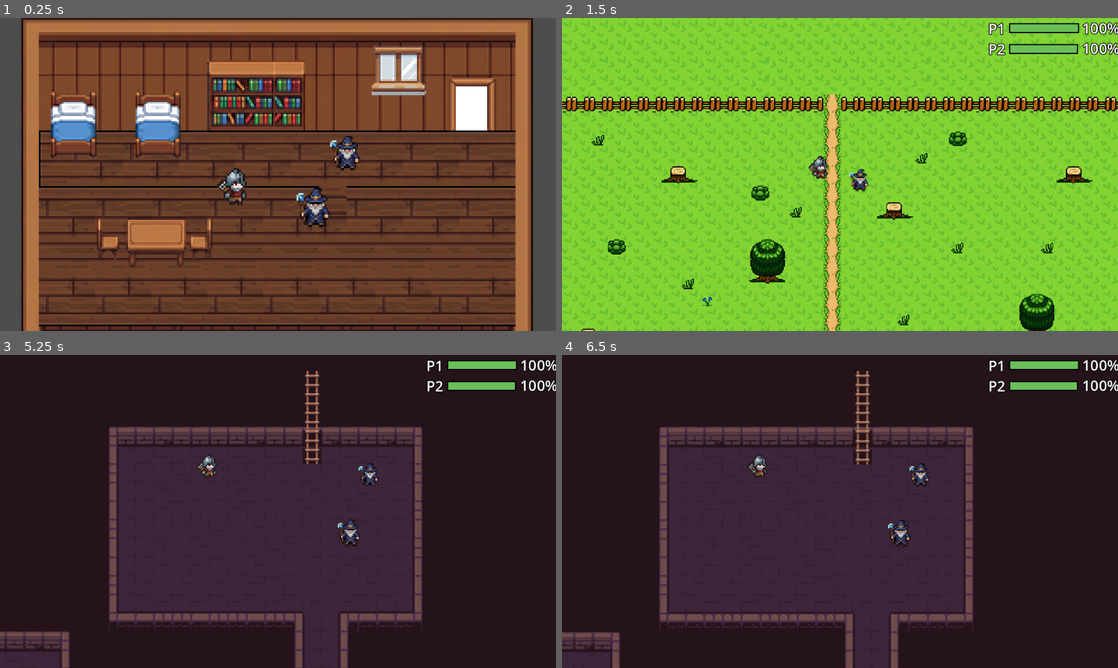
Above: before the commit, frames 1-4 (two rows, left to right).
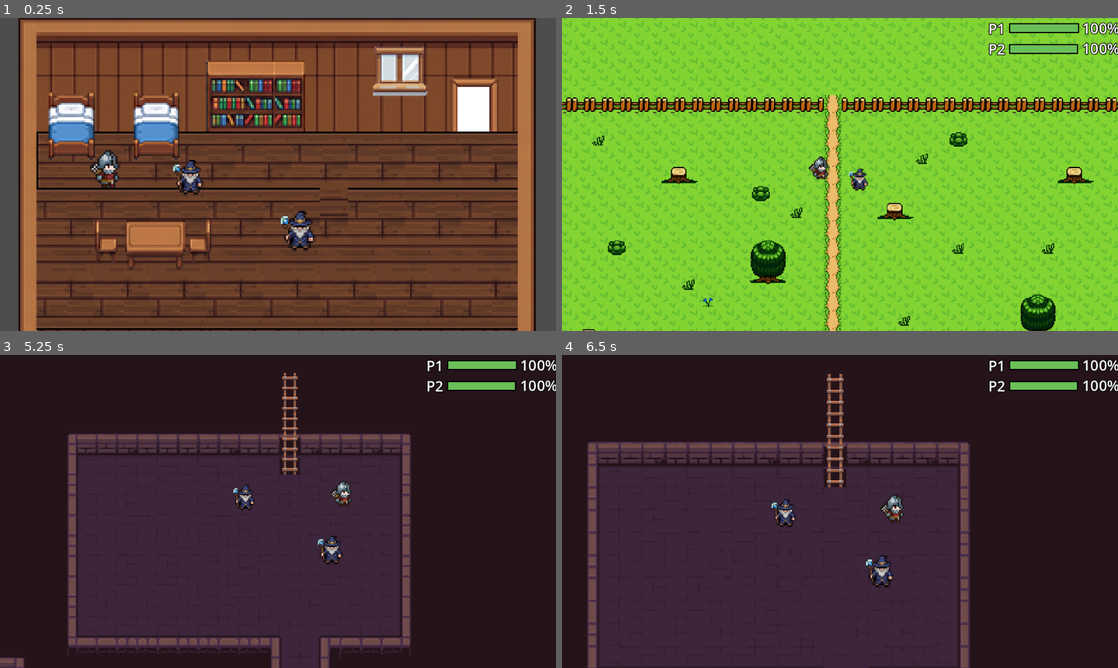
Above: after the commit, the same moments.

Repository: VCPC-UniFECAF/fits_on_fire
Game: Godot game, scene res://scenes/house.tscn
Two runs of this game, one before a commit and one after it. Both use one fixed random seed, a clock stepped at 60 frames per second and the inputs below.
Inputs (mouse positions are in pixels of both pictures, inside the frame that each line leads up to):
- Up to frame 1 (0.25 s): no input
- Up to frame 2 (1.5 s): move the mouse to (962, 158) at 0.52 s; hold 1 (cycle_scene) 0.53-1.28 s; move the mouse to (728, 190) at 1.27 s; tap E (interact) at 1.35 s
- Up to frame 3 (5.25 s): move the mouse to (333, 442) at 2.02 s; hold 1 (cycle_scene) 2.03-2.78 s; move the mouse to (250, 574) at 2.77 s; tap E (interact) at 2.85, 4.35 s; move the mouse to (444, 558) at 3.52 s; hold 1 (cycle_scene) 3.53-4.28 s; move the mouse to (111, 464) at 4.27 s; move the mouse to (305, 511) at 5.02 s; hold 1 (cycle_scene) from 5.03 s (still down)
- Up to frame 4 (6.5 s): move the mouse to (756, 433) at 5.77 s; release 1 (cycle_scene) at 5.78 s; tap E (interact) at 5.85 s

The runs differ from the first frame. In frame 1, 27% of the frame differs, in the area x 3-97%, y 0-100%; in frame 2, 9.5%; in frame 3, 18%; in frame 4, 24%.

Commit message:
refac: portals

Diff:
--- a/prefabs/portal.tscn
+++ b/prefabs/portal.tscn
@@ -12,5 +12,8 @@
 [node name="CollisionShape2D" type="CollisionShape2D" parent="." unique_id=632597338]
 shape = SubResource("RectangleShape2D_7msn7")
 
-[node name="PlayerSpawn" type="Marker2D" parent="." unique_id=1822846500]
-position = Vector2(29, 0)
+[node name="PlayerSpawn0" type="Marker2D" parent="." unique_id=1822846500]
+position = Vector2(-15, 30)
+
+[node name="PlayerSpawn1" type="Marker2D" parent="." unique_id=1822846501]
+position = Vector2(18, 29)
--- a/prefabs/wise.tscn
+++ b/prefabs/wise.tscn
@@ -2,12 +2,6 @@
 
 [ext_resource type="Script" uid="uid://bx6ybe6uyav2g" path="res://scripts/wise.gd" id="1_wise"]
 [ext_resource type="Texture2D" uid="uid://0wvmkuh3j8ph" path="res://sprites/Characters(100x100)/wizard/Group 5.png" id="2_tex"]
-[ext_resource type="Script" uid="uid://bbyrsk2j421wa" path="res://scripts/enemy_spawner.gd" id="3_0y0xw"]
-[ext_resource type="Script" uid="uid://cuu8421w3ywf1" path="res://scripts/wave_config.gd" id="4_t84gx"]
-[ext_resource type="Script" uid="uid://cp6v3mrbk6a7x" path="res://scripts/wave_spawn_entry.gd" id="5_yfto5"]
-[ext_resource type="PackedScene" uid="uid://dhinqg56j8sjl" path="res://prefabs/orc.tscn" id="6_w22j1"]
-[ext_resource type="Script" uid="uid://ug8gx086wya" path="res://scripts/activate_spawn.gd" id="7_cgmi7"]
-[ext_resource type="Script" uid="uid://c4spawnpoint1" path="res://scripts/spawn_point.gd" id="8_0myqw"]
 
 [sub_resource type="AtlasTexture" id="AtlasTexture_yh5q4"]
 atlas = ExtResource("2_tex")
@@ -61,31 +55,6 @@
 
 [sub_resource type="CircleShape2D" id="CircleShape2D_t84gx"]
 radius = 18.0
-
-[sub_resource type="Resource" id="Resource_nllk3"]
-script = ExtResource("5_yfto5")
-enemy_scene = ExtResource("6_w22j1")
-count = 11
-metadata/_custom_type_script = "uid://cp6v3mrbk6a7x"
-
-[sub_resource type="Resource" id="Resource_jam8s"]
-script = ExtResource("4_t84gx")
-entries = Array[ExtResource("5_yfto5")]([SubResource("Resource_nllk3")])
-metadata/_custom_type_script = "uid://cuu8421w3ywf1"
-
-[sub_resource type="Resource" id="Resource_hyi7h"]
-script = ExtResource("5_yfto5")
-enemy_scene = ExtResource("6_w22j1")
-count = 8
-metadata/_custom_type_script = "uid://cp6v3mrbk6a7x"
-
-[sub_resource type="Resource" id="Resource_i5q2e"]
-script = ExtResource("4_t84gx")
-entries = Array[ExtResource("5_yfto5")]([SubResource("Resource_hyi7h")])
-metadata/_custom_type_script = "uid://cuu8421w3ywf1"
-
-[sub_resource type="RectangleShape2D" id="RectangleShape2D_qma0l"]
-size = Vector2(189, 18.796875)
 
 [node name="wise" type="Area2D" unique_id=2007292004]
 script = ExtResource("1_wise")
@@ -166,84 +135,3 @@
 clear_button_enabled = true
 
 [node name="HTTPRequest" type="HTTPRequest" parent="." unique_id=1101933277]
-
-[node name="EnemySpawner" type="Node2D" parent="." unique_id=1777810805]
-position = Vector2(554, -196)
-script = ExtResource("3_0y0xw")
-waves = Array[ExtResource("4_t84gx")]([SubResource("Resource_jam8s"), SubResource("Resource_i5q2e")])
-
-[node name="ActivateSpawn" type="Area2D" parent="EnemySpawner" unique_id=1219227496]
-collision_layer = 0
-script = ExtResource("7_cgmi7")
-spawner_path = NodePath("..")
-metadata/_edit_group_ = true
-
-[node name="CollisionShape2D" type="CollisionShape2D" parent="EnemySpawner/ActivateSpawn" unique_id=922140167]
-position = Vector2(-0.5, -1.6015625)
-shape = SubResource("RectangleShape2D_qma0l")
-
-[node name="SpawnPoint" type="Marker2D" parent="EnemySpawner" unique_id=407799698]
-position = Vector2(174, 139)
-gizmo_extents = 0.0
-script = ExtResource("8_0myqw")
-enemy_scene_override = ExtResource("6_w22j1")
-
-[node name="SpawnPoint2" type="Marker2D" parent="EnemySpawner" unique_id=1902531281]
-position = Vector2(-174, 69)
-gizmo_extents = 0.0
-script = ExtResource("8_0myqw")
-enemy_scene_override = ExtResource("6_w22j1")
-
-[node name="SpawnPoint3" type="Marker2D" parent="EnemySpawner" unique_id=1643546375]
-position = Vector2(5, 116)
-gizmo_extents = 0.0
-script = ExtResource("8_0myqw")
-enemy_scene_override = ExtResource("6_w22j1")
-
-[node name="SpawnPoint4" type="Marker2D" parent="EnemySpawner" unique_id=925617829]
-position = Vector2(344, 424)
-gizmo_extents = 0.0
-script = ExtResource("8_0myqw")
-enemy_scene_override = ExtResource("6_w22j1")
-
-[node name="SpawnPoint5" type="Marker2D" parent="EnemySpawner" unique_id=1316459753]
-position = Vector2(-142, 455)
-gizmo_extents = 0.0
-script = ExtResource("8_0myqw")
-enemy_scene_override = ExtResource("6_w22j1")
-
-[node name="SpawnPoint6" type="Marker2D" parent="EnemySpawner" unique_id=912730945]
-position = Vector2(39, 588)
-gizmo_extents = 0.0
-script = ExtResource("8_0myqw")
-enemy_scene_override = ExtResource("6_w22j1")
-
-[node name="SpawnPoint7" type="Marker2D" parent="EnemySpawner" unique_id=1937410731]
-position = Vector2(264, 813)
-gizmo_extents = 0.0
-script = ExtResource("8_0myqw")
-enemy_scene_override = ExtResource("6_w22j1")
-
-[node name="SpawnPoint8" type="Marker2D" parent="EnemySpawner" unique_id=1879448774]
-position = Vector2(86, 895)
-gizmo_extents = 0.0
-script = ExtResource("8_0myqw")
-enemy_scene_override = ExtResource("6_w22j1")
-
-[node name="SpawnPoint9" type="Marker2D" parent="EnemySpawner" unique_id=44038435]
-position = Vector2(-186, 836)
-gizmo_extents = 0.0
-script = ExtResource("8_0myqw")
-enemy_scene_override = ExtResource("6_w22j1")
-
-[node name="SpawnPoint10" type="Marker2D" parent="EnemySpawner" unique_id=194776215]
-position = Vector2(-410, 786)
-gizmo_extents = 0.0
-script = ExtResource("8_0myqw")
-enemy_scene_override = ExtResource("6_w22j1")
-
-[node name="SpawnPoint11" type="Marker2D" parent="EnemySpawner" unique_id=1233475035]
-position = Vector2(-481, 431)
-gizmo_extents = 0.0
-script = ExtResource("8_0myqw")
-enemy_scene_override = ExtResource("6_w22j1")
--- a/project.godot
+++ b/project.godot
@@ -163,6 +163,7 @@
 "deadzone": 0.2,
 "events": [Object(InputEventKey,"resource_local_to_scene":false,"resource_name":"","device":-1,"window_id":0,"alt_press …(191 unchanged characters)…
 , Object(InputEventJoypadButton,"resource_local_to_scene":false,"resource_name":"","device":-1,"button_index":1,"pressure":0.0,"pressed":false,"script":null)
+, Object(InputEventKey,"resource_local_to_scene":false,"resource_name":"","device":-1,"window_id":0,"alt_pressed":false,"shift_pressed":false,"ctrl_pressed":false,"meta_pressed":false,"pressed":false,"keycode":0,"physical_keycode":4194439,"key_label":0,"unicode":49,"location":0,"echo":false,"script":null)
 ]
 }
 
--- a/scenes/cave.tscn
+++ b/scenes/cave.tscn
@@ -486,10 +486,10 @@
 max_player_distance = 150.0
 
 [node name="PlayerWarrior" parent="." unique_id=592370139 instance=ExtResource("2_ywssb")]
-position = Vector2(159, 4)
+position = Vector2(290, 17)
 
 [node name="PlayerWizard" parent="." unique_id=1739035420 instance=ExtResource("3_rtd55")]
-position = Vector2(298, 8)
+position = Vector2(213, 17)
 
 [node name="wise" parent="." unique_id=1661814888 instance=ExtResource("4_rtd55")]
 position = Vector2(281, 58)
@@ -506,8 +506,11 @@
 [node name="CollisionShape2D" type="CollisionShape2D" parent="portal" unique_id=632597338]
 shape = SubResource("RectangleShape2D_7msn7")
 
-[node name="PlayerSpawn" type="Marker2D" parent="portal" unique_id=1822846500]
-position = Vector2(-1, 37)
+[node name="PlayerSpawn0" type="Marker2D" parent="portal" unique_id=1822846500]
+position = Vector2(-16, 37)
+
+[node name="PlayerSpawn1" type="Marker2D" parent="portal" unique_id=1822846501]
+position = Vector2(15, 37)
 
 [node name="portal2" type="Area2D" parent="." unique_id=2068423474]
 position = Vector2(248, 377)
@@ -521,8 +524,11 @@
 position = Vector2(2, 2)
 shape = SubResource("RectangleShape2D_4geow")
 
-[node name="PlayerSpawn" type="Marker2D" parent="portal2" unique_id=1557699314]
-position = Vector2(3, -11)
+[node name="PlayerSpawn0" type="Marker2D" parent="portal2" unique_id=1557699314]
+position = Vector2(-2, -19)
+
+[node name="PlayerSpawn1" type="Marker2D" parent="portal2" unique_id=1557699315]
+position = Vector2(16, -19)
 
 [node name="key" parent="." unique_id=1337226594 instance=ExtResource("8_cameo")]
 position = Vector2(622, 164)
--- a/scenes/forest.tscn
+++ b/scenes/forest.tscn
@@ -1560,8 +1560,11 @@
 [node name="CollisionShape2D" type="CollisionShape2D" parent="portal" unique_id=632597338]
 shape = SubResource("RectangleShape2D_7msn7")
 
-[node name="PlayerSpawn" type="Marker2D" parent="portal" unique_id=1822846500]
-position = Vector2(42, -1)
+[node name="PlayerSpawn0" type="Marker2D" parent="portal" unique_id=1822846500]
+position = Vector2(40, -17)
+
+[node name="PlayerSpawn1" type="Marker2D" parent="portal" unique_id=1822846501]
+position = Vector2(42, 16)
 
 [node name="EnemySpawner" type="Node2D" parent="." unique_id=1404094185]
 position = Vector2(-52, 209)
--- a/scenes/house.tscn
+++ b/scenes/house.tscn
@@ -1322,19 +1322,16 @@
 max_player_distance = 150.0
 
 [node name="PlayerWarrior" parent="." unique_id=592370139 instance=ExtResource("4_war")]
-position = Vector2(121, 99)
+position = Vector2(45, 88)
 
 [node name="PlayerWizard" parent="." unique_id=1739035420 instance=ExtResource("5_wiz")]
-position = Vector2(185, 75)
+position = Vector2(96, 89)
 
 [node name="wise" parent="." unique_id=1676806881 instance=ExtResource("9_wise")]
-position = Vector2(167, 107)
+position = Vector2(158, 119)
 
 [node name="portal" parent="." unique_id=1054975535 instance=ExtResource("9_bwc8c")]
 position = Vector2(256, 43)
+next_level_path = "res://scenes/woods.tscn"
 portal_id = "house_to_woods"
 destination_portal_id = "woods_to_house"
-next_level_path = "res://scenes/woods.tscn"
-
-[node name="PlayerSpawn" parent="portal" index="1"]
-position = Vector2(0, 48)
--- a/scenes/ruins.tscn
+++ b/scenes/ruins.tscn
@@ -8512,7 +8512,7 @@
 sources/1 = SubResource("TileSetAtlasSource_0oy4v")
 
 [sub_resource type="RectangleShape2D" id="RectangleShape2D_7msn7"]
-size = Vector2(46, 87)
+size = Vector2(46, 52)
 
 [sub_resource type="Resource" id="Resource_nllk3"]
 script = ExtResource("14_x8oxx")
@@ -8587,11 +8587,14 @@
 destination_portal_id = "woods_to_ruins"
 
 [node name="CollisionShape2D" type="CollisionShape2D" parent="portal" unique_id=632597338]
-position = Vector2(0, -0.5)
+position = Vector2(0, -18)
 shape = SubResource("RectangleShape2D_7msn7")
 
-[node name="PlayerSpawn" type="Marker2D" parent="portal" unique_id=1822846500]
-position = Vector2(-1, 160)
+[node name="PlayerSpawn0" type="Marker2D" parent="portal" unique_id=1822846500]
+position = Vector2(-23, 46)
+
+[node name="PlayerSpawn1" type="Marker2D" parent="portal" unique_id=1822846501]
+position = Vector2(29, 47)
 
 [node name="healPotion" parent="." unique_id=1691048370 instance=ExtResource("18_pgqpv")]
 position = Vector2(832, 589)
--- a/scenes/woods.tscn
+++ b/scenes/woods.tscn
@@ -1489,7 +1489,7 @@
 position = Vector2(-19, -477)
 
 [node name="PlayerWizard" parent="." unique_id=1739035420 instance=ExtResource("3_ehbw6")]
-position = Vector2(17, -469)
+position = Vector2(16, -470)
 
 [node name="Camera2D" type="Camera2D" parent="." unique_id=1761298855]
 position = Vector2(157, 85)
@@ -1514,8 +1514,11 @@
 [node name="CollisionShape2D" type="CollisionShape2D" parent="portal" unique_id=632597338]
 shape = SubResource("RectangleShape2D_7msn7")
 
-[node name="PlayerSpawn" type="Marker2D" parent="portal" unique_id=1822846500]
-position = Vector2(53, 14)
+[node name="PlayerSpawn0" type="Marker2D" parent="portal" unique_id=1822846500]
+position = Vector2(29, -11)
+
+[node name="PlayerSpawn1" type="Marker2D" parent="portal" unique_id=1822846502]
+position = Vector2(29, 15)
 
 [node name="portal2" type="Area2D" parent="." unique_id=2089628270]
 position = Vector2(-7, -525)
@@ -1528,8 +1531,11 @@
 [node name="CollisionShape2D" type="CollisionShape2D" parent="portal2" unique_id=104861751]
 shape = SubResource("RectangleShape2D_7msn7")
 
-[node name="PlayerSpawn" type="Marker2D" parent="portal2" unique_id=635308348]
-position = Vector2(-2, 55)
+[node name="PlayerSpawn0" type="Marker2D" parent="portal2" unique_id=635308348]
+position = Vector2(-12, 42)
+
+[node name="PlayerSpawn1" type="Marker2D" parent="portal2" unique_id=635308349]
+position = Vector2(13, 42)
 
 [node name="portal3" type="Area2D" parent="." unique_id=1366909263]
 position = Vector2(376, -443)
@@ -1542,8 +1548,11 @@
 [node name="CollisionShape2D" type="CollisionShape2D" parent="portal3" unique_id=1581604030]
 shape = SubResource("RectangleShape2D_7msn7")
 
-[node name="PlayerSpawn" type="Marker2D" parent="portal3" unique_id=336636788]
-position = Vector2(-57, 1)
+[node name="PlayerSpawn0" type="Marker2D" parent="portal3" unique_id=336636788]
+position = Vector2(-29, 20)
+
+[node name="PlayerSpawn1" type="Marker2D" parent="portal3" unique_id=336636789]
+position = Vector2(-29, -12)
 
 [node name="portal4" type="Area2D" parent="." unique_id=100940601]
 position = Vector2(292, 117)
@@ -1557,5 +1566,8 @@
 position = Vector2(0, 3)
 shape = SubResource("RectangleShape2D_7msn7")
 
-[node name="PlayerSpawn" type="Marker2D" parent="portal4" unique_id=453877470]
-position = Vector2(2, 57)
+[node name="PlayerSpawn0" type="Marker2D" parent="portal4" unique_id=453877470]
+position = Vector2(-10, 35)
+
+[node name="PlayerSpawn1" type="Marker2D" parent="portal4" unique_id=453877471]
+position = Vector2(16, 35)
--- a/scripts/player_base.gd
+++ b/scripts/player_base.gd
@@ -32,6 +32,7 @@
 	if sprite:
 		sprite.animation_finished.connect(_on_animation_finished)
 	call_deferred("_register_player_collision_exceptions")
+	_sync_attack_multiplier_from_story()
 
 
 func _register_player_collision_exceptions() -> void:
@@ -120,12 +121,27 @@
 	if sprite and sprite.sprite_frames.has_animation("attack_heavy"):
 		sprite.play("attack_heavy")
 
+func _sync_attack_multiplier_from_story() -> void:
+	var story := get_node_or_null("/root/StoryState") as StoryProgress
+	if story:
+		attack_multiplier = story.get_attack_power_multiplier()
+
+
 func apply_attack_power_up(multiplier: float = 1.25) -> void:
-	attack_multiplier *= multiplier
+	var story := get_node_or_null("/root/StoryState") as StoryProgress
+	if story == null:
+		attack_multiplier *= multiplier
+		return
+	var path := ""
+	if get_tree().current_scene:
+		path = get_tree().current_scene.scene_file_path
+	if story.collect_power_up(path, multiplier):
+		attack_multiplier = story.get_attack_power_multiplier()
 
 
 func get_scaled_damage(base_damage: int) -> int:
 	return maxi(1, roundi(base_damage * attack_multiplier))
+
 
 
 func _end_attack() -> void:
--- a/scripts/portal.gd
+++ b/scripts/portal.gd
@@ -28,8 +28,12 @@
 	_arrival_cooldown = duration
 
 
-func get_player_spawn() -> Marker2D:
-	return get_node_or_null("PlayerSpawn") as Marker2D
+func get_spawn_position_for_player(player_id: int) -> Vector2:
+	var marker := get_node_or_null("PlayerSpawn%d" % player_id) as Marker2D
+	if marker:
+		return marker.global_position
+	push_warning("Portal '%s': falta PlayerSpawn%d." % [portal_id, player_id])
+	return global_position
 
 
 func _is_valid_player(body: Node) -> bool:
@@ -86,21 +90,7 @@
 	return false
 
 
-func _collect_player_offsets(players: Array[Node2D]) -> Dictionary:
-	var offsets: Dictionary = {}
-	var spawn := get_player_spawn()
-	var origin := global_position
-	if spawn:
-		origin = spawn.global_position
-	for player in players:
-		var pid: int = 0
-		if "player_id" in player:
-			pid = player.player_id
-		offsets[pid] = player.global_position - origin
-	return offsets
-
-
-func _record_travel(players: Array[Node2D]) -> void:
+func _record_travel() -> void:
 	if destination_portal_id.is_empty():
 		if not _warned_missing_destination:
 			push_warning(
@@ -108,7 +98,7 @@
 			)
 			_warned_missing_destination = true
 		return
-	PortalTravel.set_travel(destination_portal_id, _collect_player_offsets(players))
+	PortalTravel.set_travel(destination_portal_id)
 
 
 func _try_transition() -> void:
@@ -124,8 +114,7 @@
 	if _has_living_enemies():
 		return
 	_transitioning = true
-	var living := _get_living_players()
-	_record_travel(living)
+	_record_travel()
 	var current_scene := get_tree().current_scene
 	if current_scene and not current_scene.scene_file_path.is_empty():
 		var scene_transition := get_tree().root.get_node_or_null("SceneTransition")
--- a/scripts/portal_travel.gd
+++ b/scripts/portal_travel.gd
@@ -1,12 +1,6 @@
 extends Node
 
-const DEFAULT_OFFSETS: Dictionary = {
-	0: Vector2(-16, 0),
-	1: Vector2(16, 0),
-}
-
 var _arrival_portal_id: String = ""
-var _player_offsets: Dictionary = {}
 
 
 func _ready() -> void:
@@ -15,9 +9,8 @@
 		tree.scene_changed.connect(_on_scene_changed)
 
 
-func set_travel(arrival_portal_id: String, player_offsets: Dictionary) -> void:
+func set_travel(arrival_portal_id: String) -> void:
 	_arrival_portal_id = arrival_portal_id
-	_player_offsets = player_offsets.duplicate()
 
 
 func _on_scene_changed() -> void:
@@ -43,15 +36,13 @@
 		_clear_travel()
 		return
 
-	var spawn: Marker2D = portal.get_player_spawn()
-	if spawn == null:
+	if not portal.has_method("get_spawn_position_for_player"):
 		push_warning(
-			"PortalTravel: portal '%s' sem PlayerSpawn." % _arrival_portal_id
+			"PortalTravel: portal '%s' sem get_spawn_position_for_player." % _arrival_portal_id
 		)
 		_clear_travel()
 		return
 
-	var spawn_pos := spawn.global_position
 	for node in get_tree().get_nodes_in_group("player"):
 		if not is_instance_valid(node) or not node is Node2D:
 			continue
@@ -60,8 +51,7 @@
 		var pid: int = 0
 		if "player_id" in node:
 			pid = node.player_id
-		var offset: Vector2 = _player_offsets.get(pid, DEFAULT_OFFSETS.get(pid, Vector2.ZERO))
-		node.global_position = spawn_pos + offset
+		node.global_position = portal.get_spawn_position_for_player(pid)
 
 	if portal.has_method("start_arrival_cooldown"):
 		portal.start_arrival_cooldown()
@@ -80,4 +70,3 @@
 
 func _clear_travel() -> void:
 	_arrival_portal_id = ""
-	_player_offsets.clear()
--- a/scripts/power_up.gd
+++ b/scripts/power_up.gd
@@ -1,6 +1,7 @@
 extends Area2D
 
 const ATTACK_MULTIPLIER := 1.25
+const StoryStateScript = preload("res://scripts/story_state.gd")
 
 @export var powerup_both_player: bool = true
 
@@ -8,6 +9,12 @@
 func _ready() -> void:
 	collision_mask = 1
 	monitoring = true
+	var story := get_node_or_null("/root/StoryState") as StoryStateScript
+	if story == null:
+		return
+	var scene := get_tree().current_scene
+	if scene and story.is_power_up_collected(scene.scene_file_path):
+		queue_free()
 
 
 func _on_body_entered(body: Node2D) -> void:
@@ -16,21 +23,21 @@
 	if body.has_method("is_alive") and not body.is_alive():
 		return
 
-	if powerup_both_player:
-		_powerup_all_players()
-	else:
-		_apply_powerup(body as PlayerBase)
+	var story := get_node_or_null("/root/StoryState") as StoryStateScript
+	if story == null:
+		queue_free()
+		return
+
+	var scene := get_tree().current_scene
+	var scene_path := scene.scene_file_path if scene else ""
+	if story.collect_power_up(scene_path, ATTACK_MULTIPLIER):
+		_sync_players_attack_multiplier(story)
 
 	queue_free()
 
 
-func _apply_powerup(player: PlayerBase) -> void:
-	if player == null or not player.is_alive():
-		return
-	player.apply_attack_power_up(ATTACK_MULTIPLIER)
-
-
-func _powerup_all_players() -> void:
+func _sync_players_attack_multiplier(story: StoryStateScript) -> void:
+	var mult := story.get_attack_power_multiplier()
 	for node in get_tree().get_nodes_in_group("player"):
 		if node is PlayerBase:
-			_apply_powerup(node)
+			node.attack_multiplier = mult
--- a/scripts/story_state.gd
+++ b/scripts/story_state.gd
@@ -6,6 +6,9 @@
 var dragao_derrotado: bool = false
 var cave_key_collected: bool = false
 var cave_gate_unlocked: bool = false
+var attack_power_multiplier: float = 1.0
+
+var _power_up_scenes_collected: Dictionary = {}
 
 const FASE_POR_CENA: Dictionary = {
 	"house": 1,
@@ -63,3 +66,25 @@
 	if dragao_derrotado:
 		return 6
 	return fase_narrativa_max
+
+
+func get_attack_power_multiplier() -> float:
+	return attack_power_multiplier
+
+
+func is_power_up_collected(scene_path: String) -> bool:
+	if scene_path.is_empty():
+		return false
+	var nome := scene_path.get_file().get_basename()
+	return _power_up_scenes_collected.get(nome, false)
+
+
+func collect_power_up(scene_path: String, factor: float = 1.25) -> bool:
+	if scene_path.is_empty():
+		return false
+	var nome := scene_path.get_file().get_basename()
+	if _power_up_scenes_collected.get(nome, false):
+		return false
+	_power_up_scenes_collected[nome] = true
+	attack_power_multiplier *= factor
+	return true
